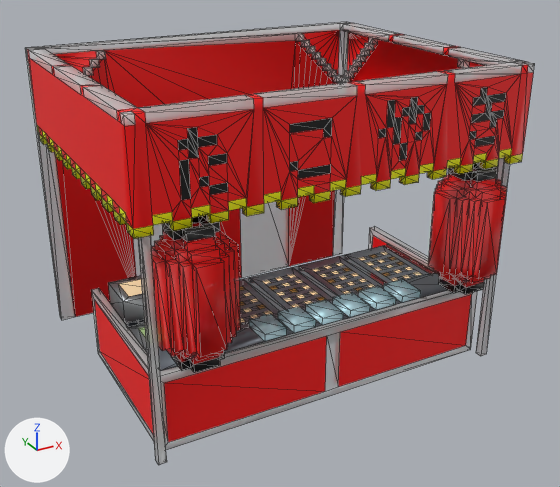
The FBX model Assets/Maiko/VoxelDesign/Stage2/FoodStalls1.fbx, before and after one commit.
Both versions are drawn from a camera (50 mm lens) standing at (-4.56, -8.63, 5.73) and looking at (-0.01, -0.35, 1.59). Lighting does not change. The marker at lower left points along +X, +Y and +Z. Mesh edges are drawn as thin lines. Where no turn or scale is listed for an object, it has been applied to the vertices.

The first picture shows 'ObjObject', 'ObjObject.001', 'ObjObject.002', 'ObjObject.003'.
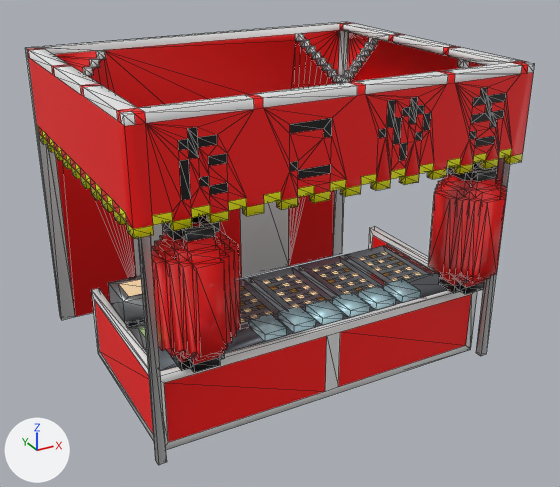
What differs and where, as boxes [x1, y1, x2, y2] in the pictures (560 x 487 px; the box of a moved part takes in the faces that stretch with it):
'ObjObject.002', surface changed, reshaped: [25, 22, 535, 465] in both
'ObjObject.003', surface changed: [92, 226, 477, 450] in both
part 1 of me_objobject_002, moved or reshaped: [25, 23, 534, 305] in both
part 2 of me_objobject_002, recoloured: [28, 23, 528, 85] in both

What the commit changed:
In material 'WhaiteMetal' (mat_whaitemetal), alpha goes from 0.5 to 1.0.
me_objobject_002 is used by ob_objobject_002; location (0.0, 0.0, 0.0).
me_objobject_002 had 1135 vertices, 2239 faces and spanned x -2.5..2.5, y -2.0..2.0, z 0.0..4.0.
me_objobject_002 now has 1140 vertices, 2229 faces and spans x -2.5..2.5, y -2.0..2.0, z 0.0..4.0.
Part 1, on me_objobject_002:
35 faces are deleted.
5 vertices are added at (2.5, 1.9, 3.9), (2.5, 1.9, 3.9), (-2.5, 1.9, 3.9), (-2.5, 1.9, 3.9), (2.5, -1.9, 2.9).
16 new faces join them, mat_red (red #ff0000).
7 new faces join them, mat_whaitemetal (white #e7e7e7).
2 new faces join them, mat_yellow (yellow #ffff00).
me_objobject_002 part 2: 33 faces spanning x -2.5..2.5, y -2.0..1.9, z 3.8..4.0 switch from mat_whaitemetal (white #e7e7e7) to mat_red (red #ff0000).
